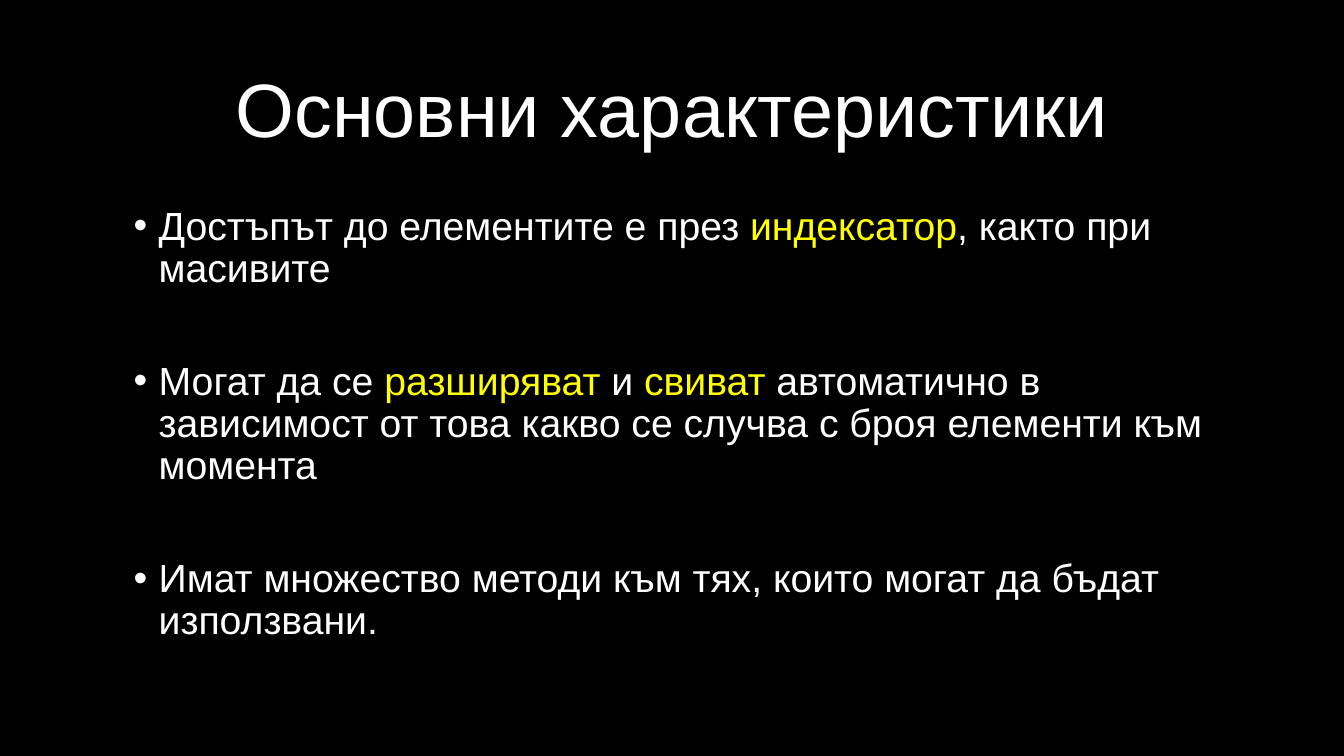
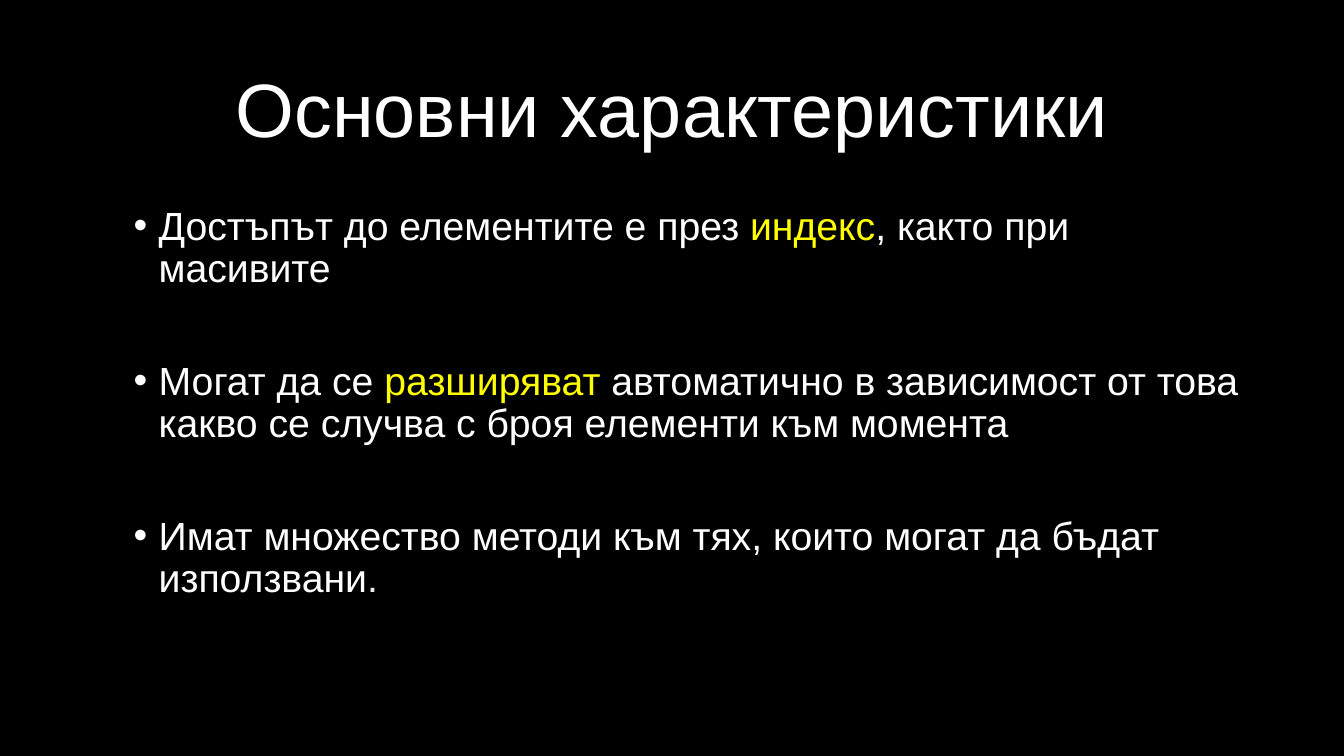
Before and after one commit to velizar92/CSharp-Programming-Presentations, a slide deck: slide 20 of C# Intermediate.pptx. Drawn at 1344x756 pixels with LibreOffice and Linux fonts; fonts in the diff are those of the drawing; background and template pictures are left out. Boxes give left, top, right and bottom in pixels: in the first picture for what was removed or moved away, otherwise in the second. Text is boxed around its words. In the diff, an @@ line names an element or a change of style, - is before the commit and + after.

```diff
--- a/C# Intermediate.pptx
+++ b/C# Intermediate.pptx
@@ text at box(159, 213, 1238, 445): text changed @@
-• Достъпът до елементите е през индексатор, както при масивите
-• Могат да се разширяват и свиват автоматично в зависимост от това какво се случва с броя елементи към момента
+• Достъпът до елементите е през индекс, както при масивите
+• Могат да се разширяват автоматично в зависимост от това какво се случва с броя елементи към момента
```
Also in this commit, not shown: 3 other slides changed, 1 slide added.
